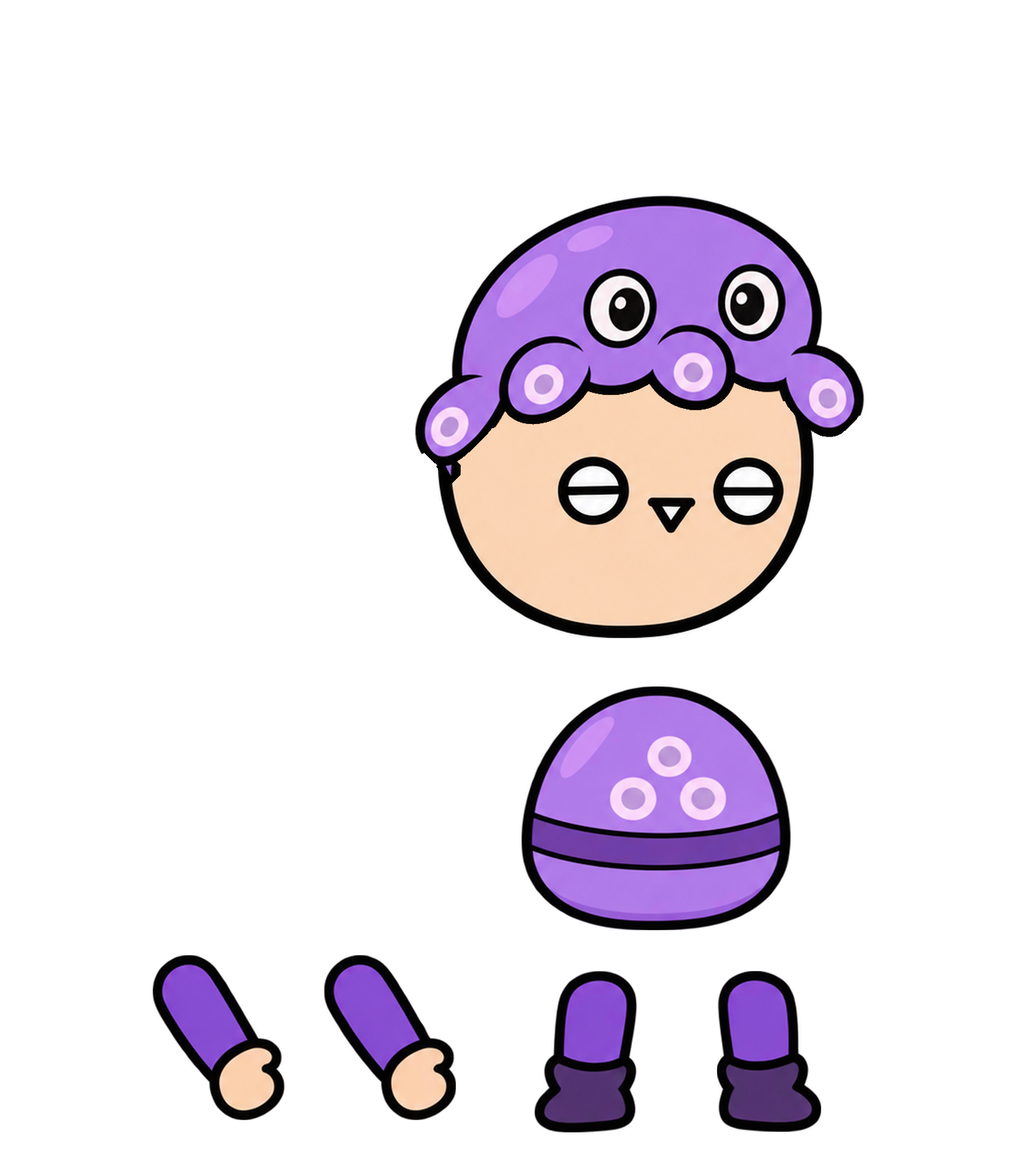
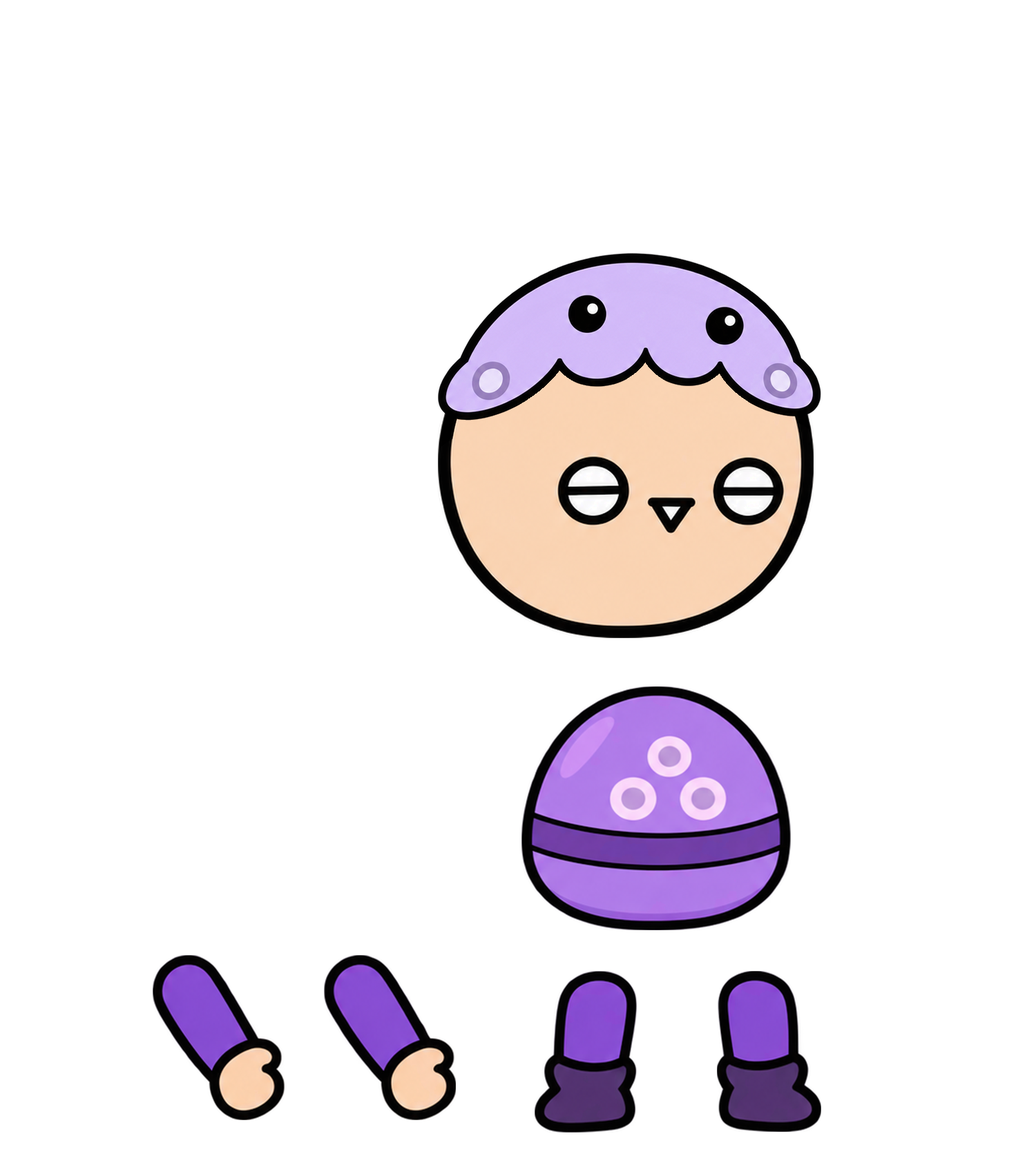
The second (1036, 1174) image is a revision of the first. Changes to its layers:
painted on "머리" over [414, 193, 867, 484]
